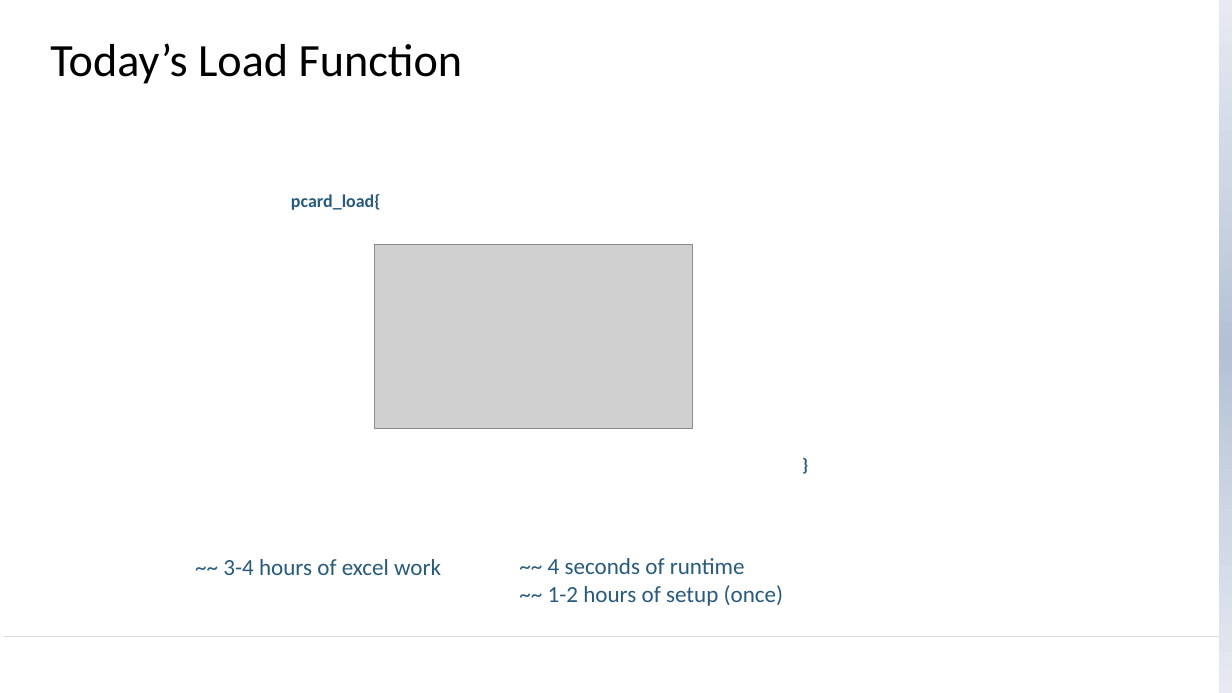
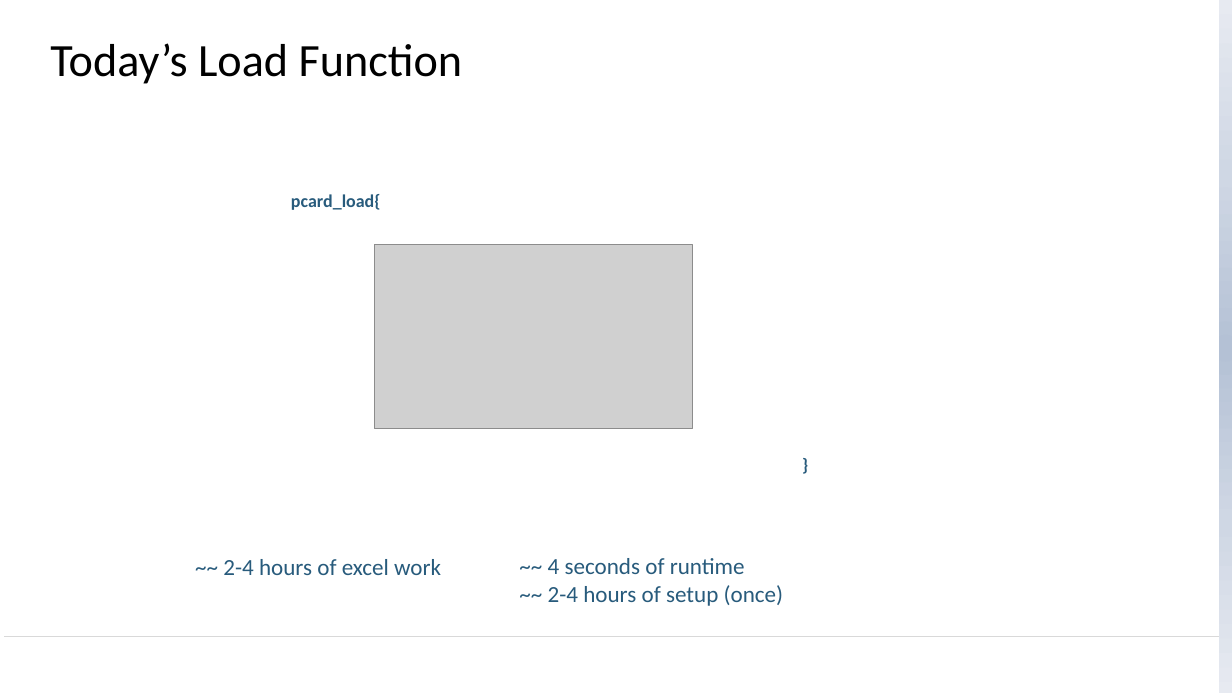
Before and after one commit to newtpm/iia-birmingham, a slide deck: slide 12 of Bravery - Brilliantly Lazy (Automation).pptx (slide 9 before the commit). Drawn at 1232x693 pixels with LibreOffice and Linux fonts; fonts in the diff are those of the drawing; grey boxes stand for pictures; background and template pictures are left out. Boxes give left, top, right and bottom in pixels: in the first picture for what was removed or moved away, otherwise in the second. Text is boxed around its words. In the diff, an @@ line names an element or a change of style, - is before the commit and + after.

```diff
--- a/Bravery - Brilliantly Lazy (Automation).pptx
+++ b/Bravery - Brilliantly Lazy (Automation).pptx
@@ text at [223,559,441,575]: text changed @@
-~~ 3-4 hours of excel work
+~~ 2-4 hours of excel work
@@ text at [548,585,784,606]: text changed @@
-~~ 1-2 hours of setup (once)
+~~ 2-4 hours of setup (once)
```
Also in this commit, not shown: 2 other slides changed, 5 slides added, 1 slide removed, 2 other files.
